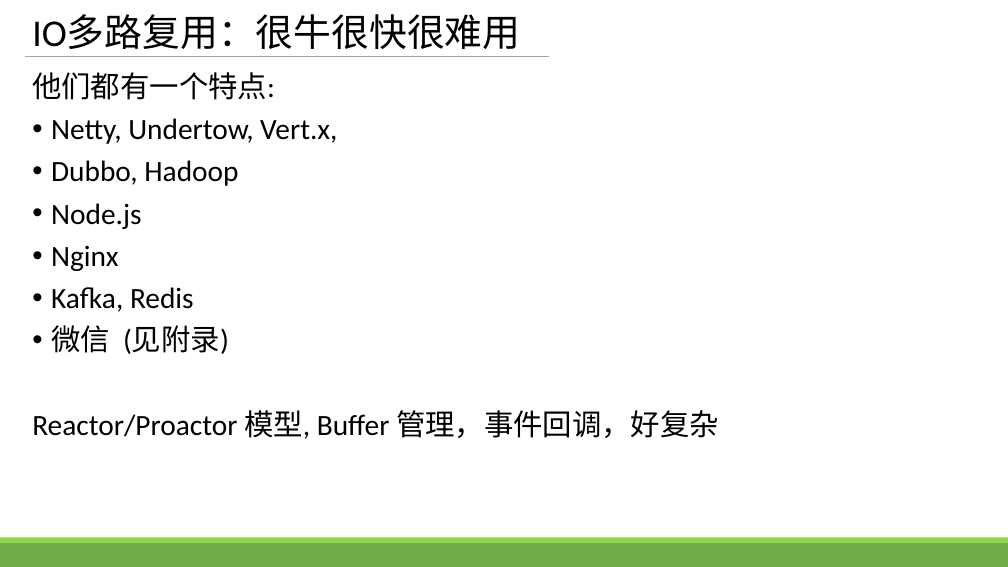
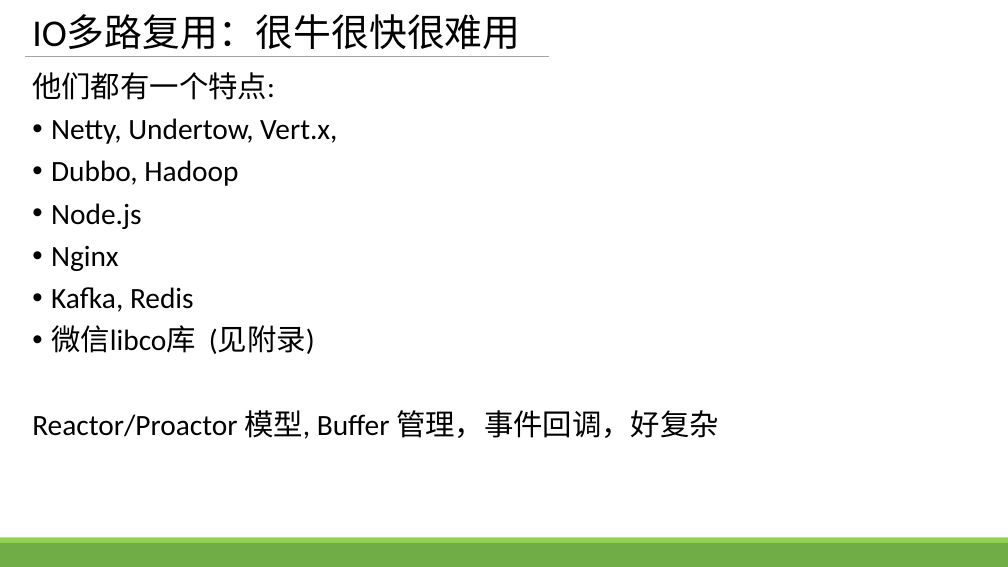
Before and after one commit to zhengbr2/sharing, a slide deck: slide 24 of GolangConcurency.pptx. Drawn at 1008x567 pixels with LibreOffice and Linux fonts; fonts in the diff are those of the drawing. Boxes give left, top, right and bottom in pixels: in the first picture for what was removed or moved away, otherwise in the second. Text is boxed around its words. In the diff, an @@ line names an element or a change of style, - is before the commit and + after.

```diff
--- a/GolangConcurency.pptx
+++ b/GolangConcurency.pptx
@@ text at [51,325,315,354]: text changed @@
-• 微信 (见附录)
+• 微信libco库 (见附录)
```
Also in this commit, not shown: 3 other slides changed, 2 slides added.
